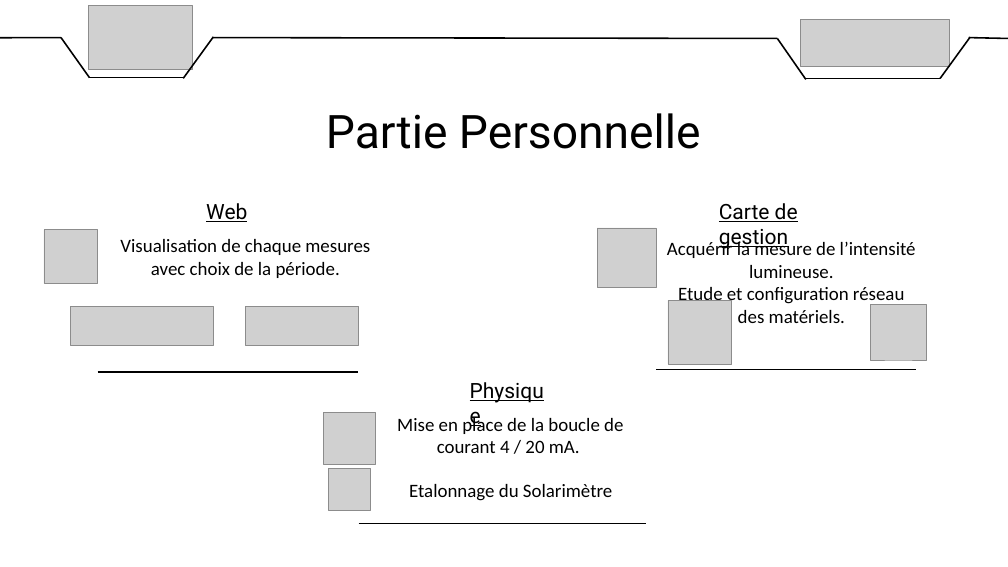
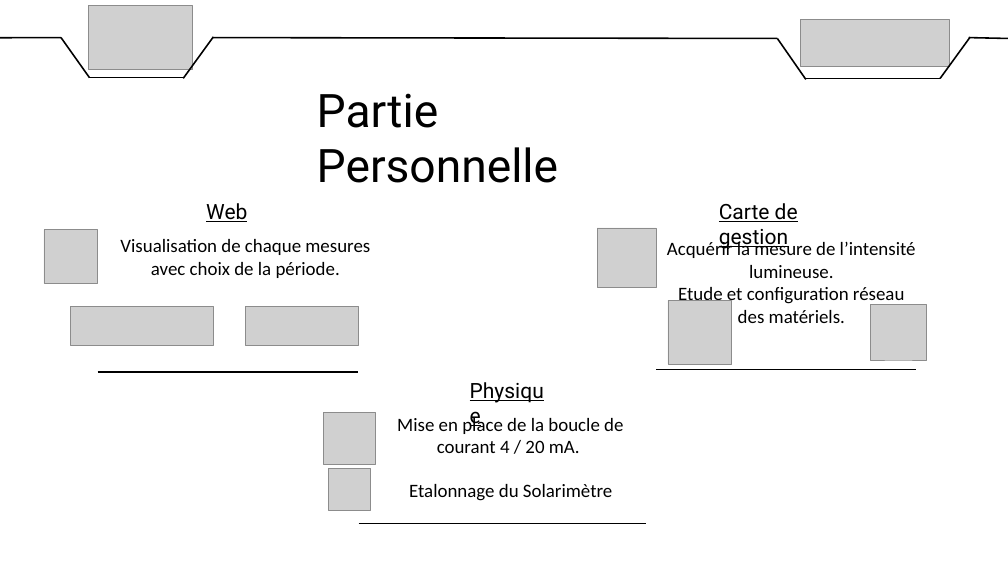
Before and after one commit to DylanChe/SupervisionSerre, a slide deck: slide 5 of oral_projet/revue_2/diaporama_revue_2_willy.pptx (slide 4 before the commit). Drawn at 1008x567 pixels with LibreOffice and Linux fonts; fonts in the diff are those of the drawing; grey boxes stand for pictures. Boxes give left, top, right and bottom in pixels: in the first picture for what was removed or moved away, otherwise in the second. Text is boxed around its words. In the diff, an @@ line names an element or a change of style, - is before the commit and + after.

```diff
--- a/oral_projet/revue_2/diaporama_revue_2_willy.pptx
+++ b/oral_projet/revue_2/diaporama_revue_2_willy.pptx
@@ text "Partie Personnelle" rewrapped from [326,113,701,149] to [317,93,559,183] @@
```
Also in this commit, not shown: 3 other slides changed, 1 slide added.
